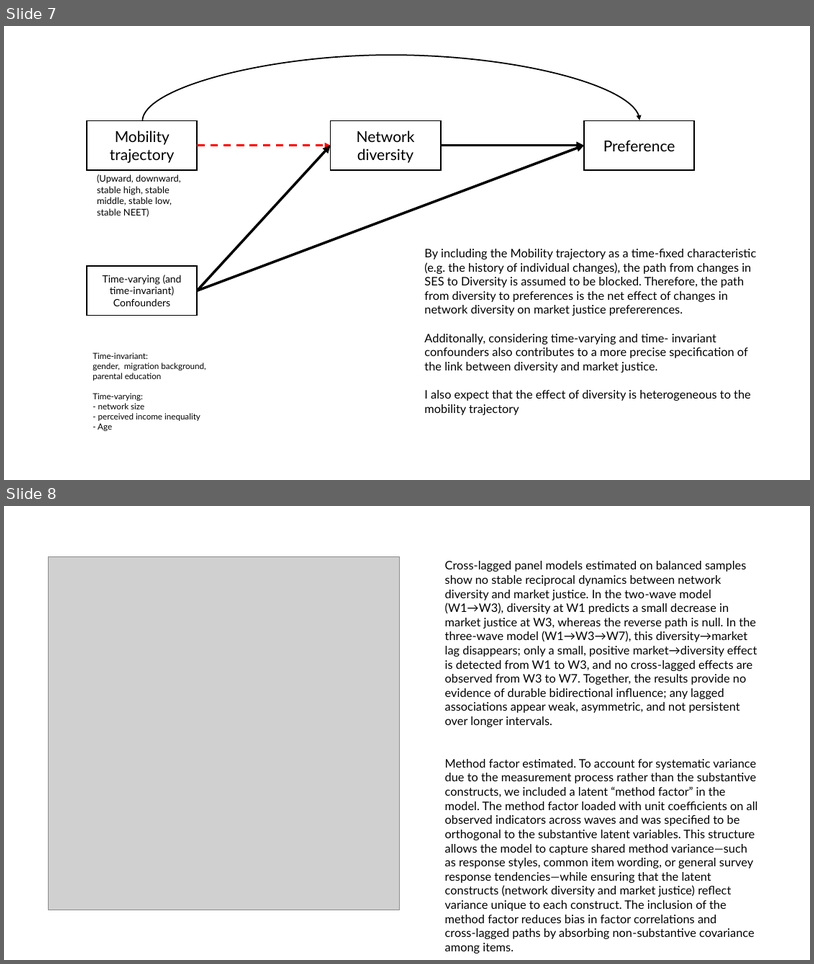
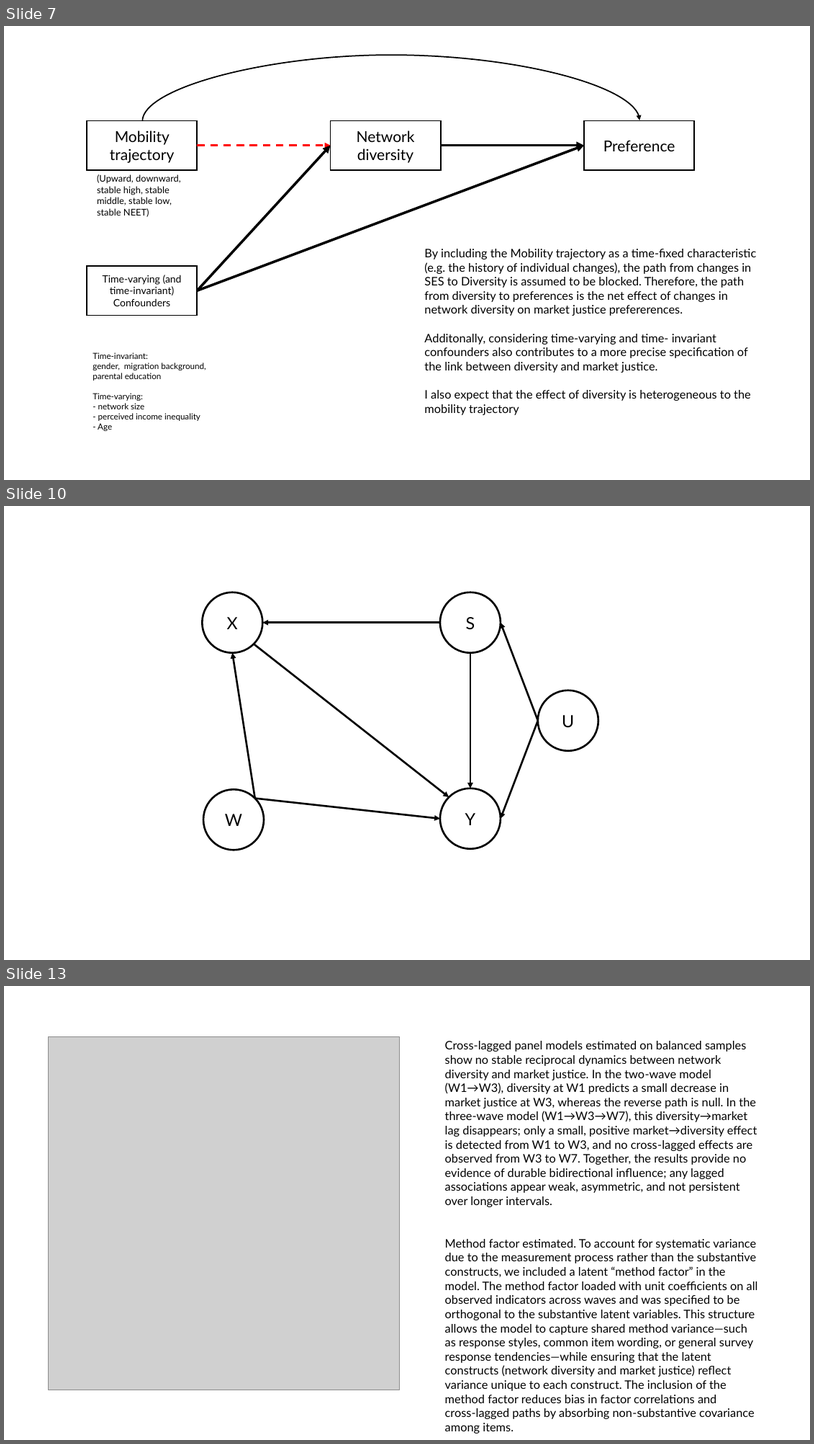
Before and after one commit to class-networks-inequality-cohesion/refgroup-social, a slide deck: output/images/paper2_scheme.pptx. Shown one above the other, each under a label of ours: slides 7 and 8 before the commit, slides 7, 10 and 13 after it; the slides between them are not shown. The pictures are 814x964 and 814x1444 pixels, drawn with LibreOffice and Linux fonts; fonts in the diff are those of the drawing; grey boxes stand for pictures. Boxes give left, top, right and bottom in pixels: in the first picture for what was removed or moved away, otherwise in the second. Text is boxed around its words. In the diff, an @@ line names an element or a change of style, - is before the commit and + after.

```diff
--- a/output/images/paper2_scheme.pptx
+++ b/output/images/paper2_scheme.pptx
@@ slide 10 added at bbox=[4, 506, 810, 960], background #FFFFFF @@
@@ ellipse added at bbox=[203, 592, 263, 653], fill #FFFFFF, outline #000000 2.25 pt, 20 pt, text #000000 @@
+X
@@ ellipse added at bbox=[440, 592, 501, 653], fill #FFFFFF, outline #000000 2.25 pt, 20 pt, text #000000 @@
+S
@@ arrow added from (440, 623) to (263, 623), #000000 2.25 pt @@
@@ arrow added from (538, 721) to (501, 623), #000000 2.25 pt @@
@@ arrow added from (255, 798) to (233, 653), #000000 2.25 pt @@
@@ arrow added from (254, 644) to (449, 797), #000000 2.25 pt @@
@@ arrow added from (471, 653) to (471, 788), #000000 2.25 pt @@
@@ ellipse added at bbox=[538, 690, 599, 751], fill #FFFFFF, outline #000000 2.25 pt, 20 pt, text #000000 @@
+U
@@ arrow added from (538, 721) to (501, 818), #000000 2.25 pt @@
@@ ellipse added at bbox=[203, 789, 264, 849], fill #FFFFFF, outline #000000 2.25 pt, 20 pt, text #000000 @@
+W
@@ arrow added from (255, 798) to (440, 818), #000000 2.25 pt @@
@@ ellipse added at bbox=[440, 788, 501, 849], fill #FFFFFF, outline #000000 2.25 pt, 20 pt, text #000000 @@
+Y
@@ what was slide 8 is now slide 13 @@
```
Also in this commit, not shown: 4 other slides added, 16 other files.
